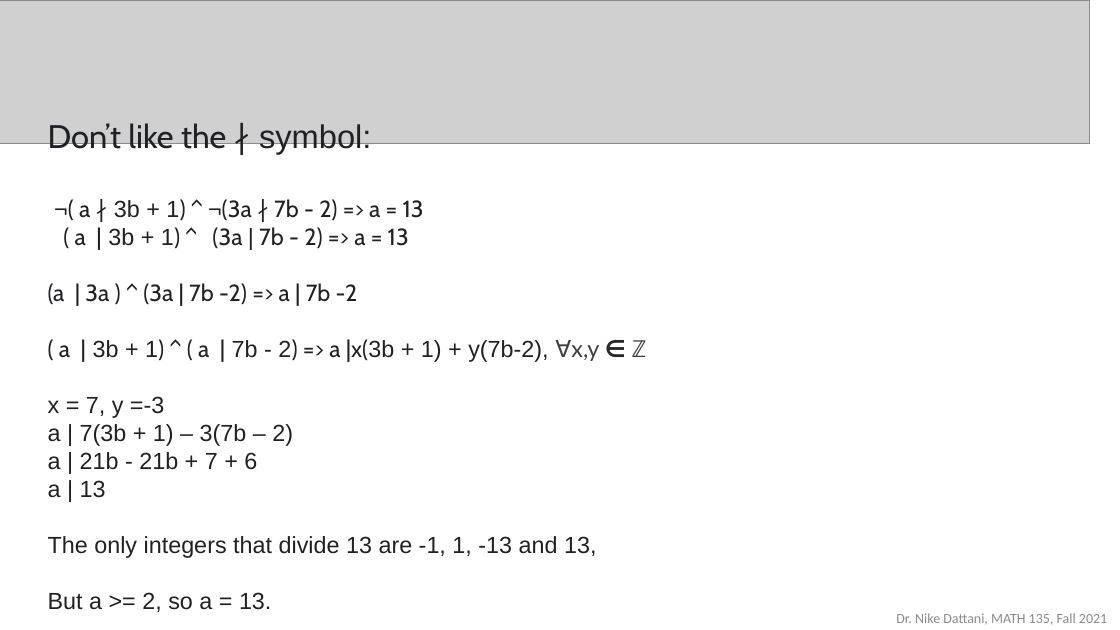
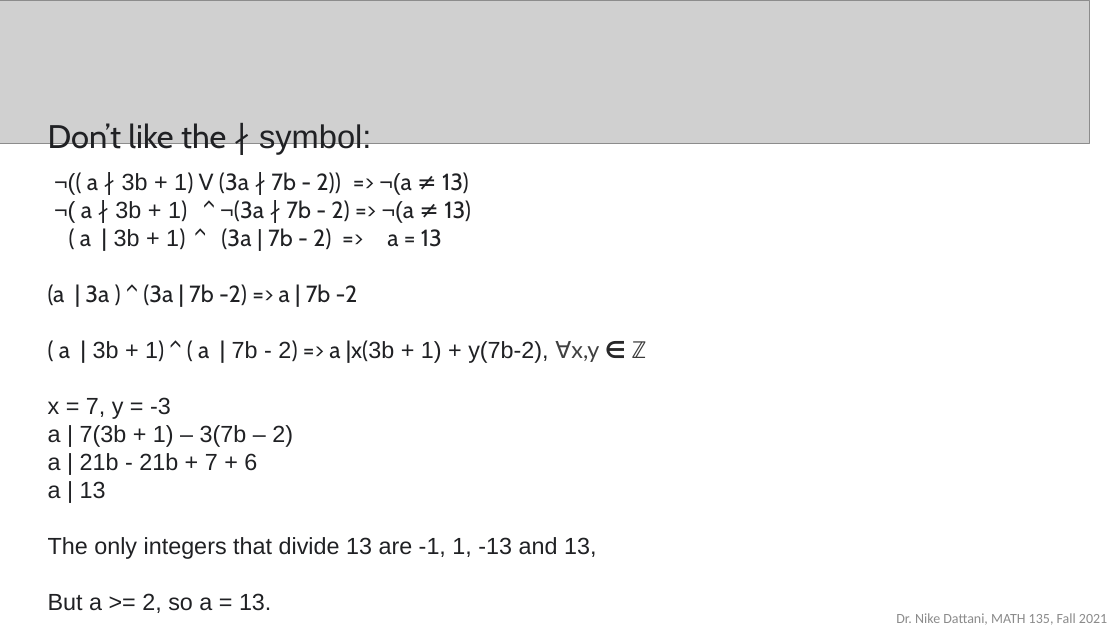
Before and after one commit to ndattani/Lecture_Notes, a slide deck: slide 8 of University_of_Waterloo/Fall_2021/MATH135/UW_Fall2021_MATH135_Lecture9.pptx. Drawn at 1120x630 pixels with LibreOffice and Linux fonts; fonts in the diff are those of the drawing; grey boxes stand for pictures. Boxes give left, top, right and bottom in pixels: in the first picture for what was removed or moved away, otherwise in the second. Text is boxed around its words. In the diff, an @@ line names an element or a change of style, - is before the commit and + after.

```diff
--- a/University_of_Waterloo/Fall_2021/MATH135/UW_Fall2021_MATH135_Lecture9.pptx
+++ b/University_of_Waterloo/Fall_2021/MATH135/UW_Fall2021_MATH135_Lecture9.pptx
@@ text at bbox=[81, 172, 471, 223]: text changed @@
-¬( a ∤ 3b + 1) ^ ¬(3a ∤ 7b - 2) => a = 13
+¬(( a ∤ 3b + 1) V (3a ∤ 7b - 2)) => ¬(a ≠ 13)
+¬( a ∤ 3b + 1) ^ ¬(3a ∤ 7b - 2) => ¬(a ≠ 13)
@@ text at bbox=[48, 397, 171, 419]: spaces changed @@
-x = 7, y =-3
+x = 7, y = -3
```
Also in this commit, not shown: 5 other slides changed, 2 slides removed.
